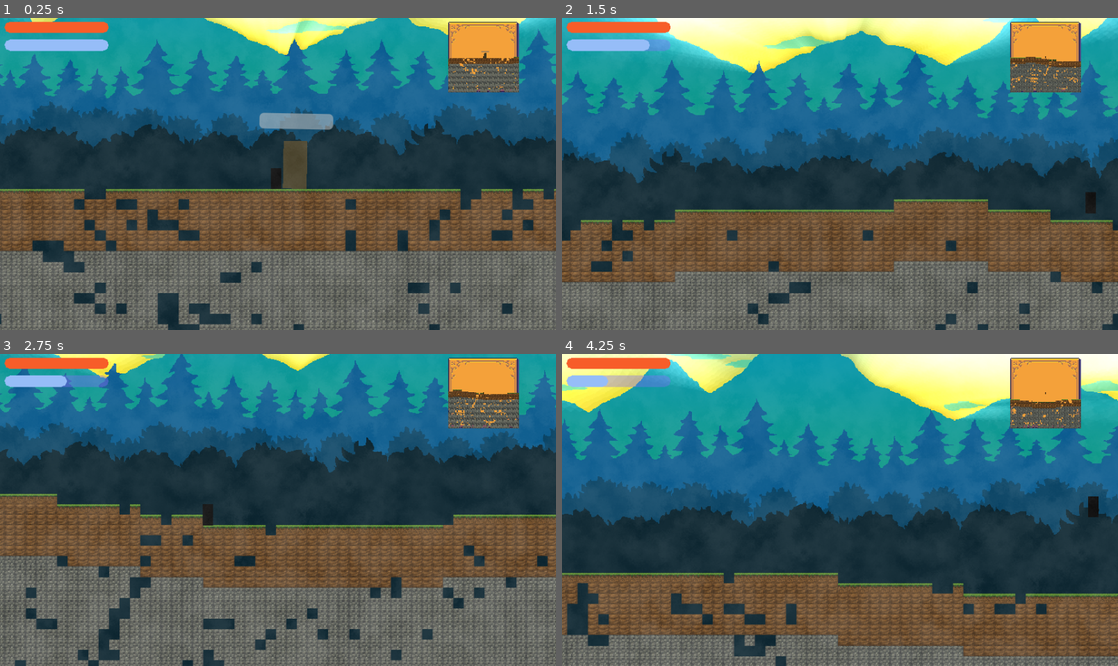
Above: before the commit, frames 1-4 (two rows, left to right).
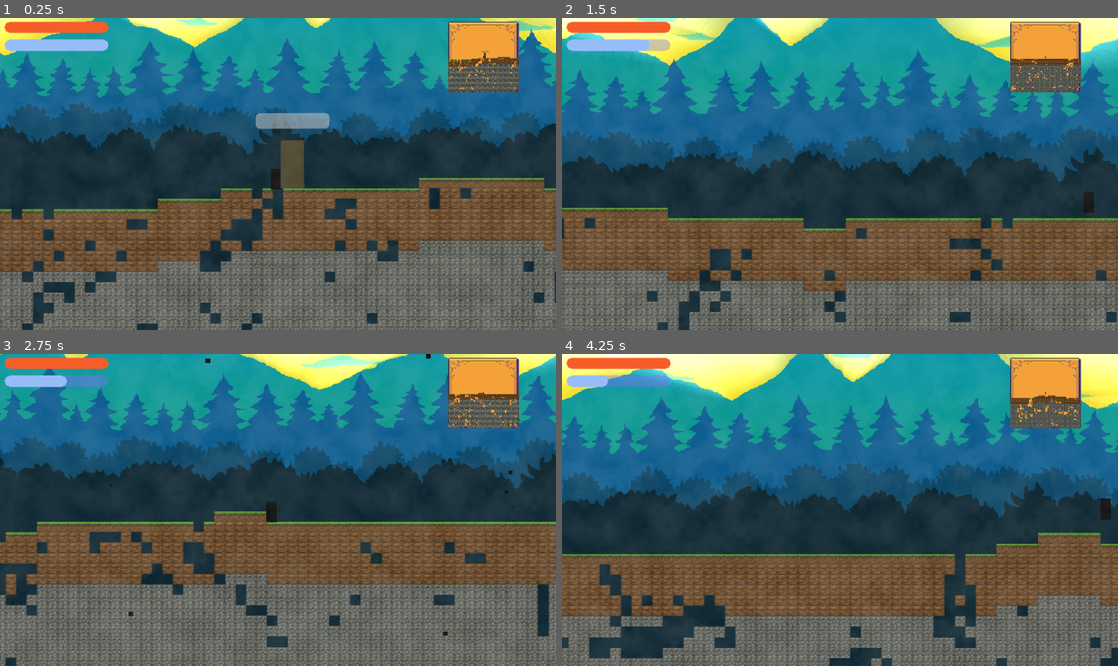
Above: after the commit, the same moments.

Repository: terriblepanic/first-game
Game: Godot game, scene res://scenes/Main.tscn
Two runs of this game, one before a commit and one after it. Both use one fixed random seed, a clock stepped at 60 frames per second and the inputs below.
Inputs (mouse positions are in pixels of both pictures, inside the frame that each line leads up to):
- Up to frame 1 (0.25 s): no input
- Up to frame 2 (1.5 s): tap Enter at 0.5 s; move the mouse to (962, 158) at 0.52 s; hold D (move_right) from 0.53 s (still down); click (962, 158) at 0.6 s; tap Space (jump) at 0.77 s; move the mouse to (728, 189) at 1.27 s; right-click (728, 189) at 1.35 s
- Up to frame 3 (2.75 s): tap Space (jump) at 1.52 s; move the mouse to (333, 441) at 2.02 s; release D (move_right) at 2.03 s; hold A (move_left) from 2.03 s (still down); click (333, 441) at 2.1 s
- Up to frame 4 (4.25 s): move the mouse to (812, 572) at 2.77 s; release A (move_left) at 2.78 s; hold D (move_right) from 2.78 s (still down); right-click (812, 572) at 2.85 s; tap Space (jump) at 3.02, 3.77 s; move the mouse to (1006, 556) at 3.52 s; click (1006, 556) at 3.6 s

The runs differ from the first frame. In frame 1, 30% of the frame differs, in the area x 0-100%, y 0-100%; in frame 2, 35%; in frame 3, 40%; in frame 4, 54%.

Commit message:
Some changes

Diff:
--- a/scripts/terrain_data.gd
+++ b/scripts/terrain_data.gd
@@ -1,6 +1,6 @@
-extends Node  # важно для Autoload
+extends Node
 
-# Определение enum для всех типов террейна
+## Enum всех типов террейна
 enum TerrainID {
 	AIR,
 	DIRT,
@@ -12,8 +12,8 @@
 	STONE
 }
 
-# Словарь сопоставления типа террейна с ID тайлов
-var SOURCE_ID := {
+## Сопоставление типа террейна с ID в TileSet
+static var SOURCE_ID: Dictionary = {
 	TerrainID.AIR: 0,
 	TerrainID.DIRT: 1,
 	TerrainID.GRASS: 2,
--- a/scripts/world_map.gd
+++ b/scripts/world_map.gd
@@ -4,7 +4,7 @@
 enum TerrainID { AIR, GRASS, DIRT, ORE_COPPER, ORE_GOLD, ORE_IRON, SAND, STONE }
 
 # — Параметры мира —
-@export var world_width: int = 2000
+@export var world_width: int = 6000
 @export var world_height: int = 100
 @export var surface_base: int = 0
 @export var surface_amp: int = 8
